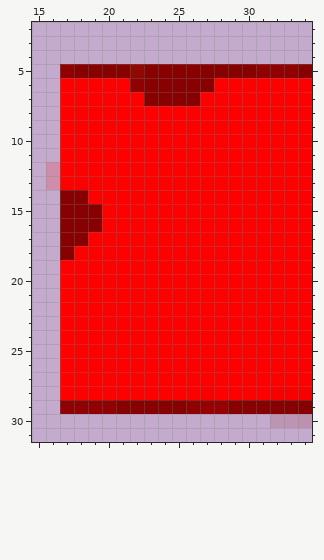
One commit to this pixel-art sprite: img/png/snakes/red/snakeboi-body-otherhalf.png. This is how it looked before the edit.
The file is 35x35 pixels. Pixels under 10% opacity are left out. Colours within 5 levels of each other are drawn and written as one. Shown: x 15..34, y 2..31.
The result:
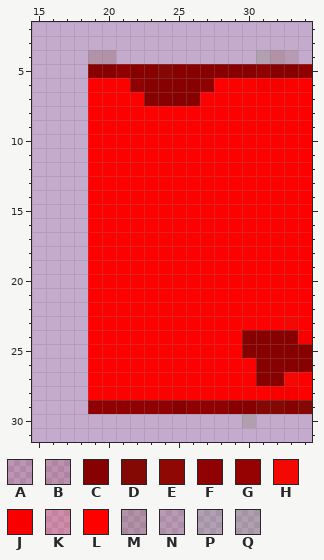
Palette (. is transparent): A #87050221  B #87050227  C #880101  D #840905  E #8f0803  F #900202  G #960101  H #f40803  J #f90000  K #ff00002a  L #ff0000  M #70391d37  N #74351a23  P #5b70382d  Q #5e753833
Diff:
Colour E gives way to colour C in row 5 at x 22.
Colour F gives way to colour C in row 5 at x 32 to 33.
Colour L gives way to colour C in row 24 at x 30 to 33; in row 25 at x 30 to 34; in row 26 at x 31 to 34; in row 27 at x 31 to 32.
Colour C gives way to colour D in row 5 at x 24; in row 29 at x 31 to 32 and 34.
Colour C gives way to colour F in row 5 at x 21 and 34; in row 6 at x 27; in row 29 at x 21 to 24.
Colour G gives way to colour F in row 29 at x 27 to 28.
Colour L gives way to colour H in row 23 at x 33; in row 27 at x 33.
Colour L gives way to colour J in row 6 at x 31 to 32; in row 24 at x 34.
Colour C gives way to colour L in rows 15 to 16 at x 19.
Colour J gives way to colour L in row 28 at x 27 and 34.
The edit adds colour M in row 4 at x 19 to 20 and 32.
The edit adds colour N in row 4 at x 33.
The edit adds colour P in row 4 at x 31.
The edit adds colour Q in row 30 at x 30.
Colour A is removed in row 30 at x 32 to 33.
Colour B is removed in row 30 at x 34.
Colour C is removed in row 5 at x 18; in rows 14 to 17 at x 17 to 18; in row 18 at x 17.
Colour F is removed in row 5 at x 17; in row 29 at x 17 to 18.
Colour K is removed in rows 12 to 13 at x 16.
Colour L is removed in rows 6 to 13 at x 17 to 18; in row 18 at x 18; in rows 19 to 28 at x 17 to 18.
